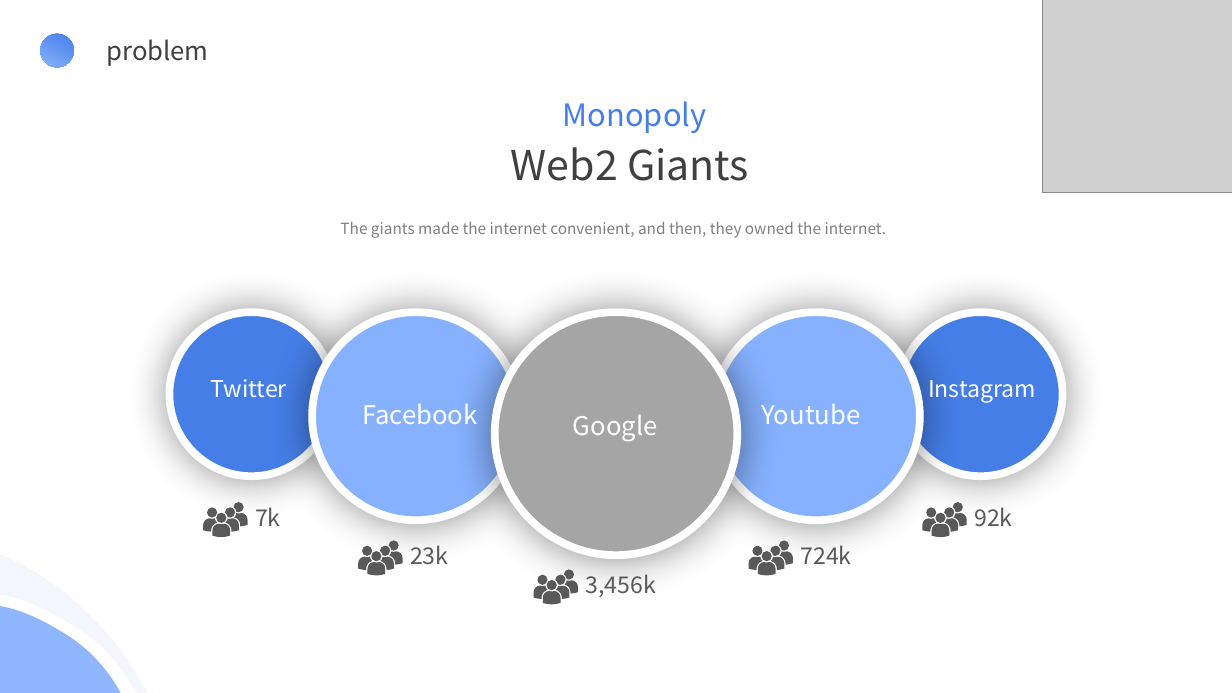
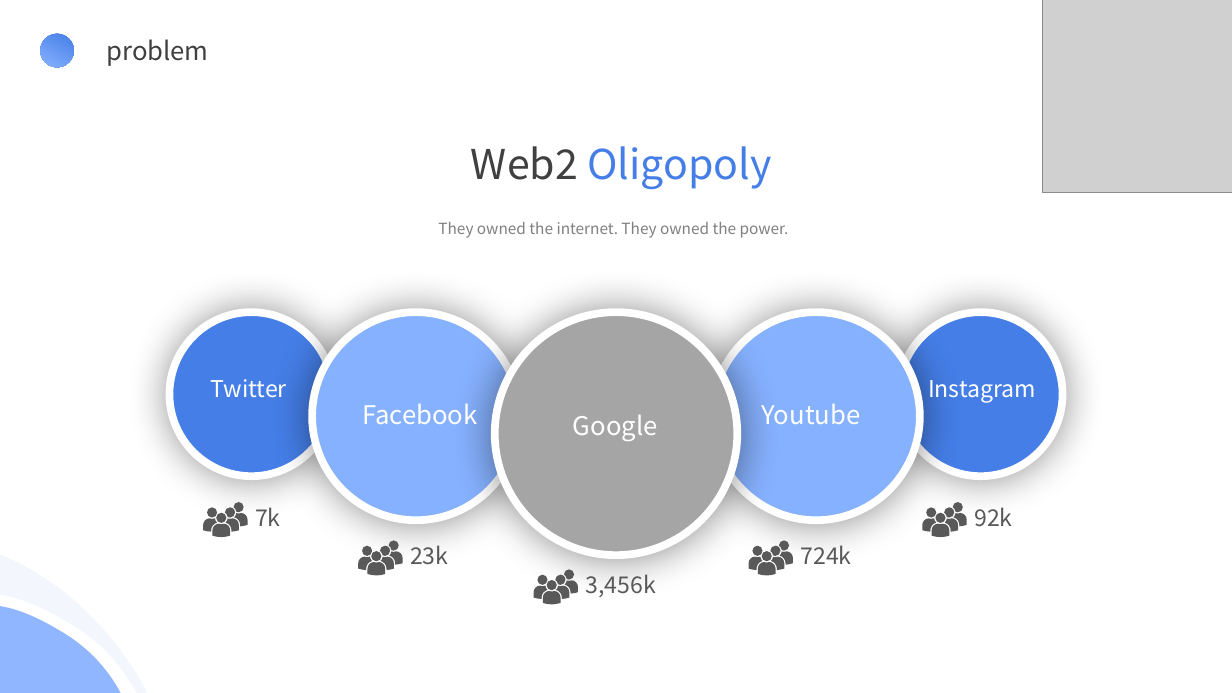
Before and after one commit to MetapoLabs/metapo-docs, a slide deck: slide 2 of Metapo.pptx. Drawn at 1232x693 pixels with LibreOffice and Linux fonts; fonts in the diff are those of the drawing; grey boxes stand for pictures. Boxes give left, top, right and bottom in pixels: in the first picture for what was removed or moved away, otherwise in the second. Text is boxed around its words. In the diff, an @@ line names an element or a change of style, - is before the commit and + after.

```diff
--- a/Metapo.pptx
+++ b/Metapo.pptx
@@ text removed at (563,101,707,133) @@
-Monopoly
@@ text at (471,146,771,190): text changed; text colour #404040 to #457EE7 @@
-Web2 Giants
+Web2 Oligopoly
@@ text at (438,222,789,238): text changed @@
-The giants made the internet convenient, and then, they owned the internet.
+They owned the internet. They owned the power.
```
Also in this commit, not shown: 6 other slides changed, 4 other files.
